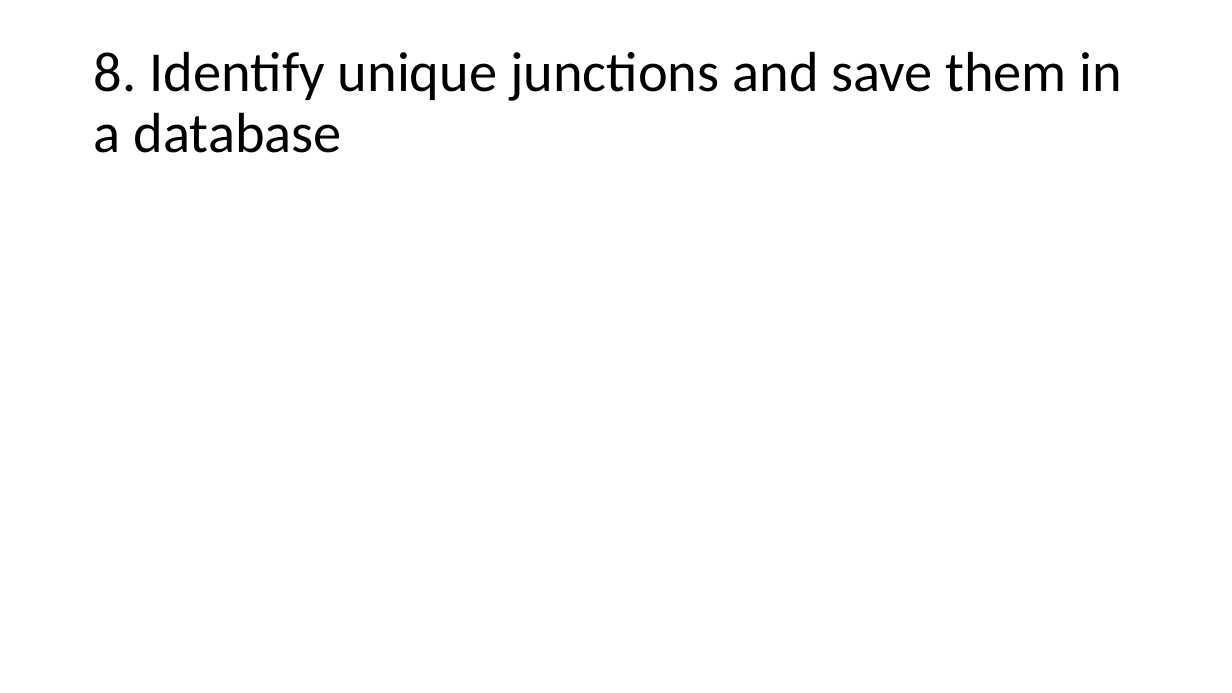
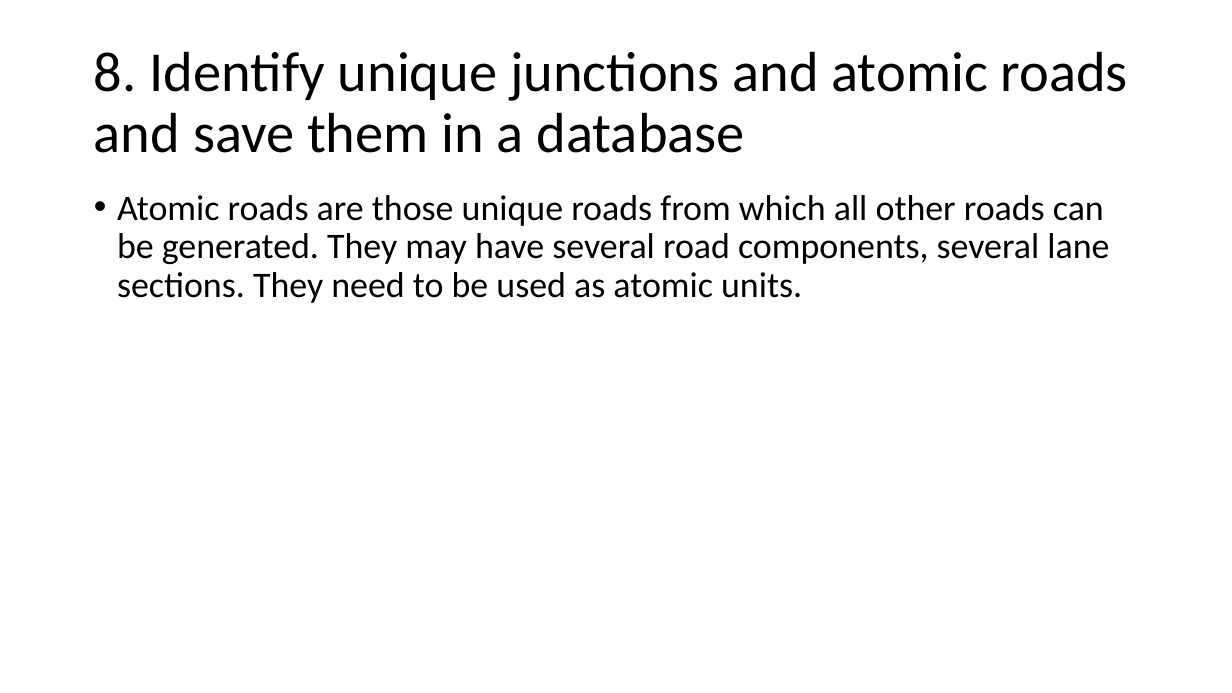
Before and after one commit to AugmentedDesignLab/junction-art, a slide deck: slide 10 of plan/challenges.pptx (slide 9 before the commit). Drawn at 1232x693 pixels with LibreOffice and Linux fonts; fonts in the diff are those of the drawing. Boxes give left, top, right and bottom in pixels: in the first picture for what was removed or moved away, otherwise in the second. Text is boxed around its words. In the diff, an @@ line names an element or a change of style, - is before the commit and + after.

```diff
--- a/plan/challenges.pptx
+++ b/plan/challenges.pptx
@@ title at bbox=[94, 51, 1128, 153]: text changed @@
-8. Identify unique junctions and save them in a database
+8. Identify unique junctions and atomic roads and save them in a database
@@ text added at bbox=[117, 195, 1109, 303], 28 pt, text #000000 @@
+• Atomic roads are those unique roads from which all other roads can be generated. They may have several road components, several lane sections. They need to be used as atomic units.
```
Also in this commit, not shown: 6 other slides changed, 3 slides added.
